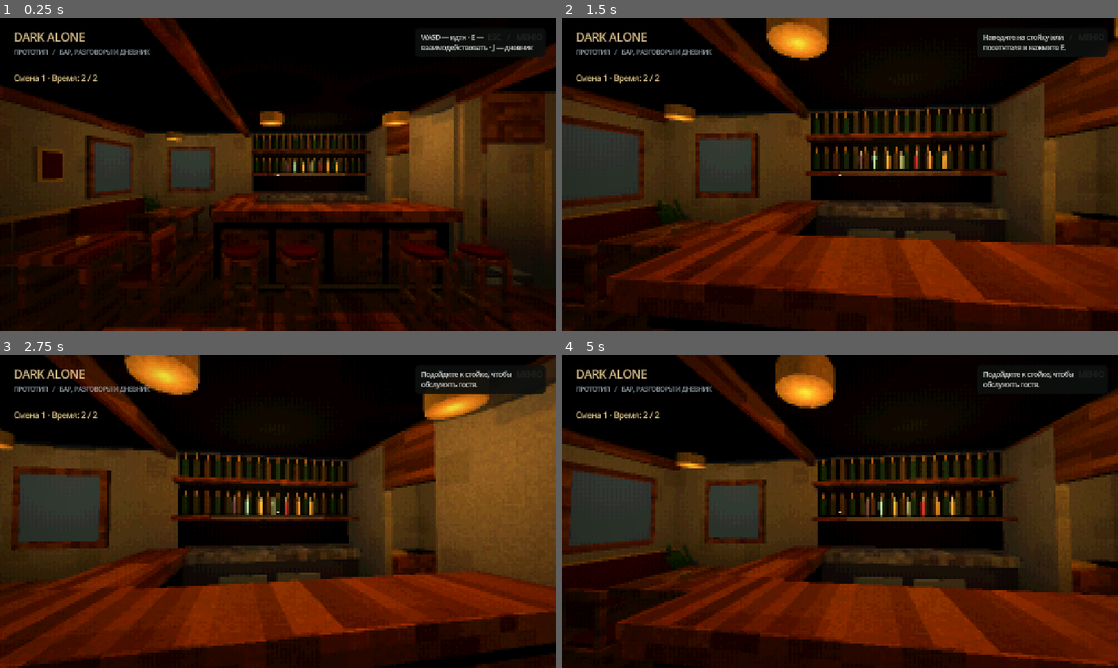
Above: before the commit, frames 1-4 (two rows, left to right).
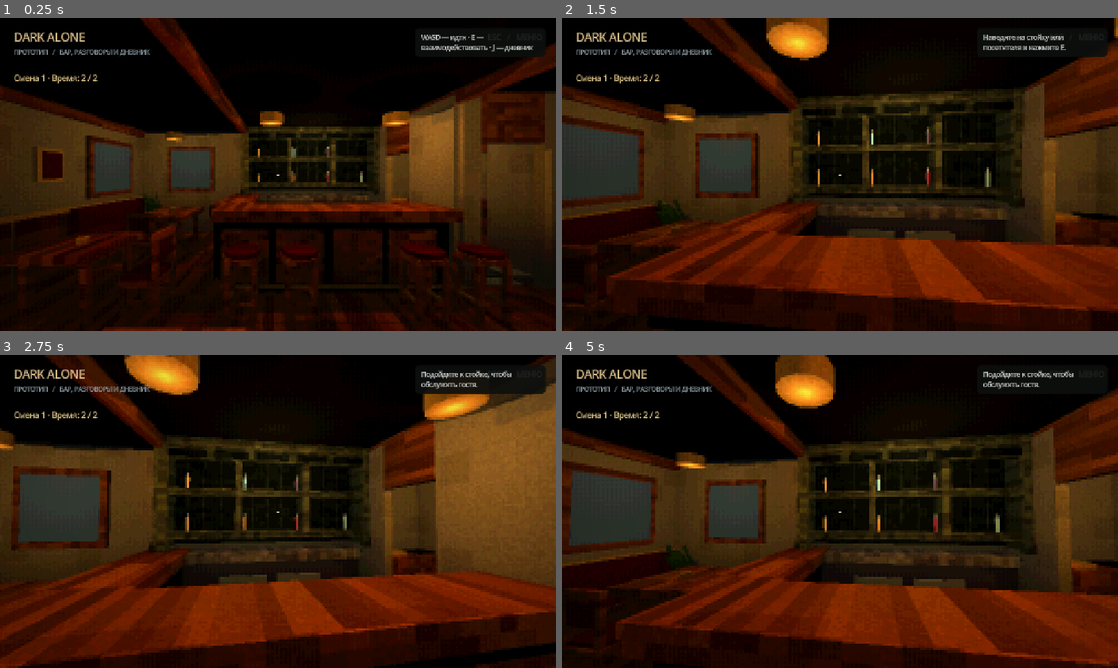
Above: after the commit, the same moments.

Repository: ZetMGC/Dark-Alone
Game: Godot game, scene res://scenes/main/reasoning_demo.tscn
Two runs of this game, one before a commit and one after it. Both use one fixed random seed, a clock stepped at 60 frames per second and the inputs below.
Inputs (mouse positions are in pixels of both pictures, inside the frame that each line leads up to):
- Up to frame 1 (0.25 s): no input
- Up to frame 2 (1.5 s): tap Enter at 0.5 s; move the mouse to (867, 174) at 0.52 s; hold E (interact) 0.53-1.28 s; hold W (move_forward) from 0.53 s (still down); click (867, 174) at 0.67 s; right-click (867, 174) at 0.8 s; move the mouse to (812, 174) at 1.27 s; right-click (812, 174) at 1.35 s; click (812, 174) at 1.42 s
- Up to frame 3 (2.75 s): keep holding W (move_forward); tap B (serve) at 1.55 s; tap R (reset_look) at 2 s; move the mouse to (289, 505) at 2.02 s; hold B (serve) from 2.03 s (still down); click (289, 505) at 2.17 s; tap 2 at 2.3 s
- Up to frame 4 (5 s): keep holding W (move_forward); move the mouse to (834, 517) at 2.77 s; release B (serve) at 2.78 s; tap 2 at 2.85 s; click (834, 517) at 2.92 s; tap F at 3.05, 3.6 s; tap R (reset_look) at 3.5 s; move the mouse to (878, 514) at 3.52 s; click (878, 514) at 3.67 s; tap 1 at 3.8, 4.35 s; move the mouse to (795, 508) at 4.27 s; click (795, 508) at 4.42 s; tap E (interact) at 4.55 s

The runs differ from the first frame. In frame 1, 3.4% of the frame differs, in the area x 43-69%, y 34-57%; in frame 2, 9.5%; in frame 3, 8.7%; in frame 4, 10%, in the area x 10-100%, y 5-100%.

Commit message:
art: build reference-inspired bar cabinet with interactive bottles only

Diff:
--- a/scripts/levels/reference_bar.gd
+++ b/scripts/levels/reference_bar.gd
@@ -60,14 +60,7 @@
 	for x in [-1.55, -0.8, 0, 0.75]:
 		box("CounterPanel", Vector3(x, 0.52, -0.876), Vector3(0.66, 0.72, 0.025), wood, false)
 	box("FootRail", Vector3(-0.3, 0.22, -0.64), Vector3(3.1, 0.035, 0.035), brass, false)
-	box("ShelfBack", Vector3(-0.25, 1.95, -3.88), Vector3(3.1, 1.6, 0.12), dark)
-	box("ShelfLower", Vector3(-0.25, 1.65, -3.66), Vector3(3.1, 0.08, 0.42), wood)
-	box("ShelfUpper", Vector3(-0.25, 2.25, -3.66), Vector3(3.1, 0.08, 0.42), wood)
-	for shelf_y in [1.86, 2.46]:
-		for i in 17:
-			var pos := Vector3(-1.65 + i * 0.17, shelf_y, -3.65)
-			cylinder("Bottle", pos, 0.047, 0.28, material(Color(0.11 + (i % 3) * 0.06, 0.18, 0.09), 0))
-			cylinder("Neck", pos + Vector3.UP * 0.18, 0.02, 0.12, brass)
+	_build_bar_cabinet()
 	for z in [-2.7, 1.55]:
 		sofa(Vector3(-4.5, 0, z))
 		table(Vector3(-3.45, 0, z), Vector2(1.0, 1.2))
@@ -276,3 +269,29 @@
 	light.omni_range = 3.3
 	light.shadow_enabled = true
 	add_child(light)
+
+
+func _build_bar_cabinet() -> void:
+	# Самостоятельный шкаф: утопленная спинка, три открытые секции и карниз.
+	var aged := material(Color(0.16,0.18,0.12), 2)
+	var recess := material(Color(0.075,0.09,0.065), 2)
+	var edge := material(Color(0.21,0.22,0.15), 2)
+	box("ShelfBack", Vector3(-0.25,2.03,-3.89), Vector3(3.3,1.64,0.10), recess)
+	box("ShelfLower", Vector3(-0.25,1.40,-3.65), Vector3(3.3,0.08,0.48), aged)
+	box("ShelfUpper", Vector3(-0.25,2.05,-3.65), Vector3(3.3,0.08,0.48), aged)
+	for x in [-1.92,1.42]:
+		box("CabinetSide",Vector3(x,2.02,-3.65),Vector3(0.13,1.65,0.51),aged)
+		box("CabinetPilaster",Vector3(x,2.03,-3.36),Vector3(0.19,1.63,0.08),edge,false)
+		box("CabinetFoot",Vector3(x,1.23,-3.35),Vector3(0.24,0.14,0.12),aged,false)
+	for x in [-0.80,0.30]:
+		box("CabinetDivider",Vector3(x,2.06,-3.65),Vector3(0.075,1.32,0.45),aged)
+		box("CabinetDividerEdge",Vector3(x,2.06,-3.39),Vector3(0.10,1.32,0.055),edge,false)
+	for x in [-1.65,-1.38,-1.11,-0.56,-0.29,-0.02,0.54,0.81,1.08]:
+		box("CabinetBackPlank",Vector3(x,2.03,-3.82),Vector3(0.014,1.48,0.018),aged,false)
+	box("CabinetCrown",Vector3(-0.25,2.87,-3.62),Vector3(3.65,0.16,0.64),aged)
+	box("CabinetCornice",Vector3(-0.25,2.76,-3.59),Vector3(3.48,0.075,0.57),edge,false)
+	box("CabinetFrieze",Vector3(-0.25,2.63,-3.40),Vector3(3.34,0.18,0.09),aged,false)
+	for x in [-1.55,-0.90,-0.25,0.40,1.05]:
+		box("CabinetFriezeInset",Vector3(x,2.63,-3.345),Vector3(0.53,0.11,0.018),recess,false)
+	for y in [1.35,1.44,2.00,2.09]:
+		box("CabinetShelfLip",Vector3(-0.25,y,-3.38),Vector3(3.3,0.025,0.04),edge,false)
--- a/scripts/service/drinks/workbench_supplies.gd
+++ b/scripts/service/drinks/workbench_supplies.gd
@@ -42,15 +42,24 @@
 				item.add_child(rim)
 			item.collision_layer = 0
 		drawer.contents.hide()
-	_box(self, Vector3(-0.08,1.65,0), Vector3(0.45,0.055,3.0), Color(0.19,0.16,0.11))
+	if not main.reference_bar_enabled:
+		_box(self, Vector3(-0.08,1.65,0), Vector3(0.45,0.055,3.0), Color(0.19,0.16,0.11))
 	var shelf_root := Node3D.new()
 	add_child(shelf_root)
 	var shelf = _target("Полка бутылок", "Верните сюда бутылку из рабочей зоны", Vector3(0.12,1.67,0), Vector3(0.40,0.10,3.0), shelf_root)
 	shelf.return_slot = true
+	if main.reference_bar_enabled:
+		shelf.position = to_local(Vector3(-0.25,1.45,-3.55))
+		(shelf.get_child(0).shape as BoxShape3D).size = Vector3(0.38,0.09,5.0)
 	for index in bench._ids.size():
 		var id := StringName(bench._ids[index])
 		var data: Dictionary = bench._catalog.get_ingredient(id)
 		var item = _target(str(data.title).trim_prefix("[TEST] "), "Бутылка · 500 мл. Перенесите на стол", Vector3(0.02,1.82,-1.2 + index * 0.36), Vector3(0.12,0.29,0.16))
+		if main.reference_bar_enabled:
+			var column := index % 4
+			var row := index / 4
+			var x := -1.60 + column * 0.90
+			item.position = to_local(Vector3(x,1.55 + row * 0.65,-3.58))
 		item.supply_id = id
 		bottle_homes[id] = item.transform
 		bottle_nodes[id] = item
--- /dev/null
+++ b/tests/bar_cabinet_test.gd
@@ -0,0 +1,40 @@
+extends Node
+var checks := 0
+var failures := 0
+func expect(value: bool, label: String) -> void:
+	checks += 1
+	if not value:
+		failures += 1
+		printerr("FAIL: " + label)
+func _ready() -> void:
+	run.call_deferred()
+func run() -> void:
+	var main = load("res://scenes/main/reasoning_demo.tscn").instantiate()
+	main.preferences_enabled=false; main.visitor_behavior_enabled=false; main.checkpoint_enabled=false
+	get_tree().root.add_child(main)
+	get_tree().current_scene=main
+	await get_tree().process_frame
+	var geometry = main.get_node("BarLevel/Geometry")
+	var decorative := 0
+	for child in geometry.get_children():
+		if str(child.name).begins_with("Bottle") or str(child.name).begins_with("Neck"): decorative += 1
+	expect(decorative==0, "Cabinet contains no decorative bottle copies")
+	expect(geometry.get_node_or_null("CabinetCrown")!=null and geometry.get_node_or_null("CabinetFrieze")!=null, "Cabinet has crown and inset frieze")
+	var rig = main.get_node("AnchorCamera")
+	rig.set_process_unhandled_input(false)
+	rig.body.global_position=Vector3(-0.25,0,-2.45)
+	await get_tree().physics_frame
+	await get_tree().process_frame
+	for bottle in main.supplies.bottle_nodes.values():
+		rig.view.look_at(bottle.global_position)
+		await get_tree().physics_frame
+		expect(bottle.is_available(), "Bottle within reach: " + str(bottle.supply_id))
+		expect(main.get_node("InteractionController").get_target()==bottle, "Ray reaches bottle: " + str(bottle.supply_id))
+	expect(main.supplies.bottle_nodes.size()==7, "Only seven actual inventory bottles")
+	if DisplayServer.get_name() != "headless":
+		rig.view.global_position=Vector3(0.7,1.85,-1.2)
+		rig.view.look_at(Vector3(-0.25,1.85,-3.65))
+		await RenderingServer.frame_post_draw
+		get_viewport().get_texture().get_image().save_png("res://artifacts/da088-cabinet.png")
+	print("%s: cabinet, %d checks, %d failures" % ["PASS" if failures==0 else "FAIL",checks,failures])
+	get_tree().quit(failures)
--- /dev/null
+++ b/tests/bar_cabinet_test.tscn
@@ -0,0 +1,4 @@
+[gd_scene load_steps=2 format=3]
+[ext_resource type="Script" path="res://tests/bar_cabinet_test.gd" id="1"]
+[node name="CabinetTest" type="Node"]
+script = ExtResource("1")
--- a/tests/playthrough_test.gd
+++ b/tests/playthrough_test.gd
@@ -52,7 +52,7 @@
 
 
 func _run() -> void:
-	var profiles := {"--supplies-check": "res://tests/workbench_ …(354 unchanged characters)…
+	var profiles := {"--cabinet-check": "res://tests/bar_cabinet_test.tscn", "--supplies-check": "res://tests/workbench_ …(354 unchanged characters)…
 	profiles["--drink-carry-check"] = "res://tests/drink_carry_test.tscn"
 	profiles["--release-integration-check"] = "res://tests/release_integration_test.tscn"
 	for argument in profiles:
Not shown, changed: docs/BACKLOG.md
Not shown, changed: docs/CONTRACTS.md
Not shown, changed: docs/HANDOFF.md
Not shown, changed: docs/STATUS.md
Not shown, added: docs/decisions/0047-reference-bar-cabinet.md
Not shown, added: docs/tasks/DA-088.md
Not shown, added: docs/worklog/2026-10-29-07-reference-cabinet.md
Not shown, changed: tools/check.ps1
